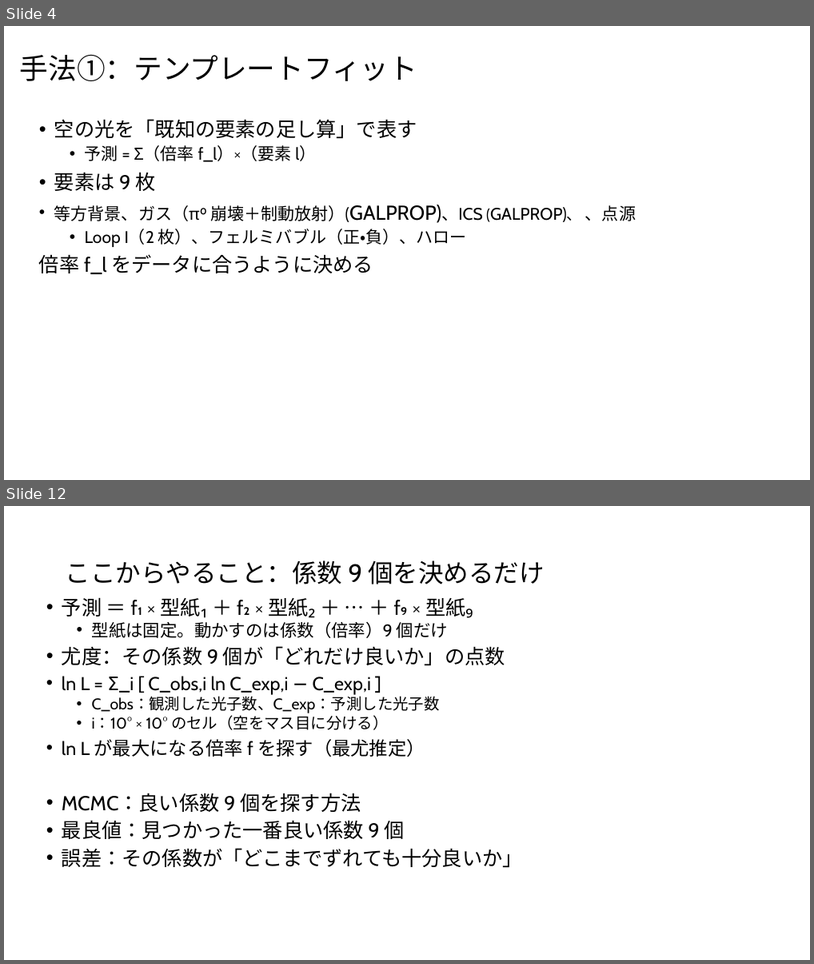
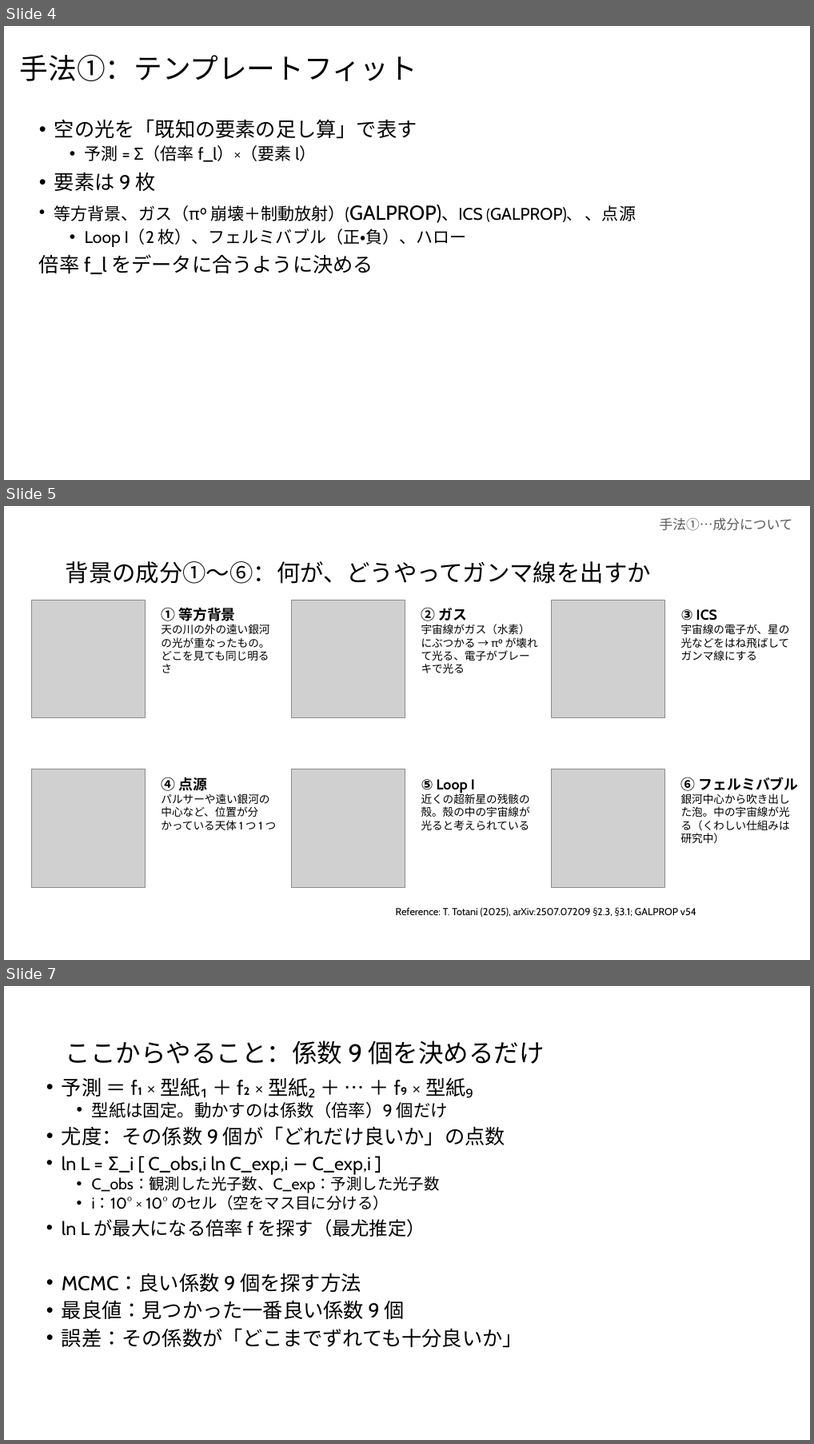
Before and after one commit to Mikann20041029/darkmatter-slides, a slide deck: slides/2026-10-03_研究進捗報告_claude.pptx. Shown one above the other, each under a label of ours: slides 4 and 12 before the commit, slides 4, 5 and 7 after it; the slides between them are not shown. The pictures are 814x964 and 814x1444 pixels, drawn with LibreOffice and Linux fonts; fonts in the diff are those of the drawing; grey boxes stand for pictures. Boxes give left, top, right and bottom in pixels: in the first picture for what was removed or moved away, otherwise in the second. Text is boxed around its words. In the diff, an @@ line names an element or a change of style, - is before the commit and + after.

```diff
--- a/slides/2026-10-03_研究進捗報告_claude.pptx
+++ b/slides/2026-10-03_研究進捗報告_claude.pptx
@@ slide 5 added at box(4, 506, 810, 960), background #FFFFFF @@
@@ text added at box(660, 518, 794, 531), 16 pt, text #595959 @@
+手法①…成分について
@@ title added at box(66, 561, 651, 584), 28 pt, text #000000 @@
+背景の成分①〜⑥：何が、どうやってガンマ線を出すか
@@ picture added at box(31, 600, 145, 718) @@
@@ picture added at box(291, 600, 405, 718) @@
@@ picture added at box(551, 600, 666, 718) @@
@@ text added at box(161, 607, 270, 673), 13 pt, text #000000 @@
+① 等方背景
+天の川の外の遠い銀河の光が重なったもの。どこを見ても同じ明るさ
@@ text added at box(422, 608, 538, 673), 13 pt, text #000000 @@
+② ガス
+宇宙線がガス（水素）にぶつかる → π⁰ が壊れて光る、電子がブレーキで光る
@@ text added at box(682, 609, 790, 660), 13 pt, text #000000 @@
+③ ICS
+宇宙線の電子が、星の光などをはね飛ばしてガンマ線にする
@@ picture added at box(31, 769, 145, 887) @@
@@ picture added at box(291, 769, 405, 887) @@
@@ picture added at box(551, 769, 666, 887) @@
@@ text added at box(161, 777, 277, 830), 13 pt, text #000000 @@
+④ 点源
+パルサーや遠い銀河の中心など、位置が分かっている天体 1 つ 1 つ
@@ text added at box(422, 779, 530, 830), 13 pt, text #000000 @@
+⑤ Loop I
+近くの超新星の残骸の殻。殻の中の宇宙線が光ると考えられている
@@ text added at box(682, 776, 799, 843), 13 pt, text #000000 @@
+⑥ フェルミバブル
+銀河中心から吹き出した泡。中の宇宙線が光る（くわしい仕組みは研究中）
@@ text added at box(396, 907, 697, 916), 12 pt, text #000000 @@
+Reference: T. Totani (2025), arXiv:2507.07209 §2.3, §3.1; GALPROP v54
@@ what was slide 12 is now slide 7 @@
```
Also in this commit, not shown: 10 slides changed, 6 slides removed.
